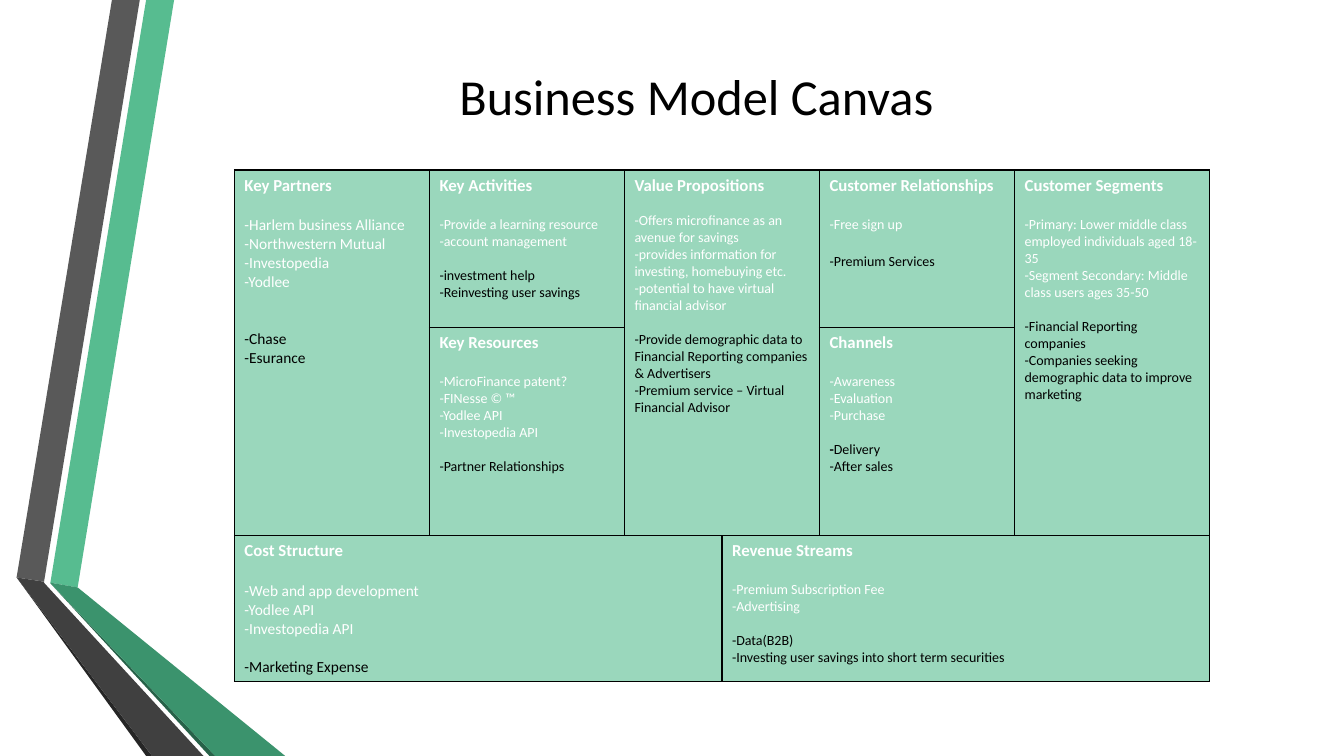
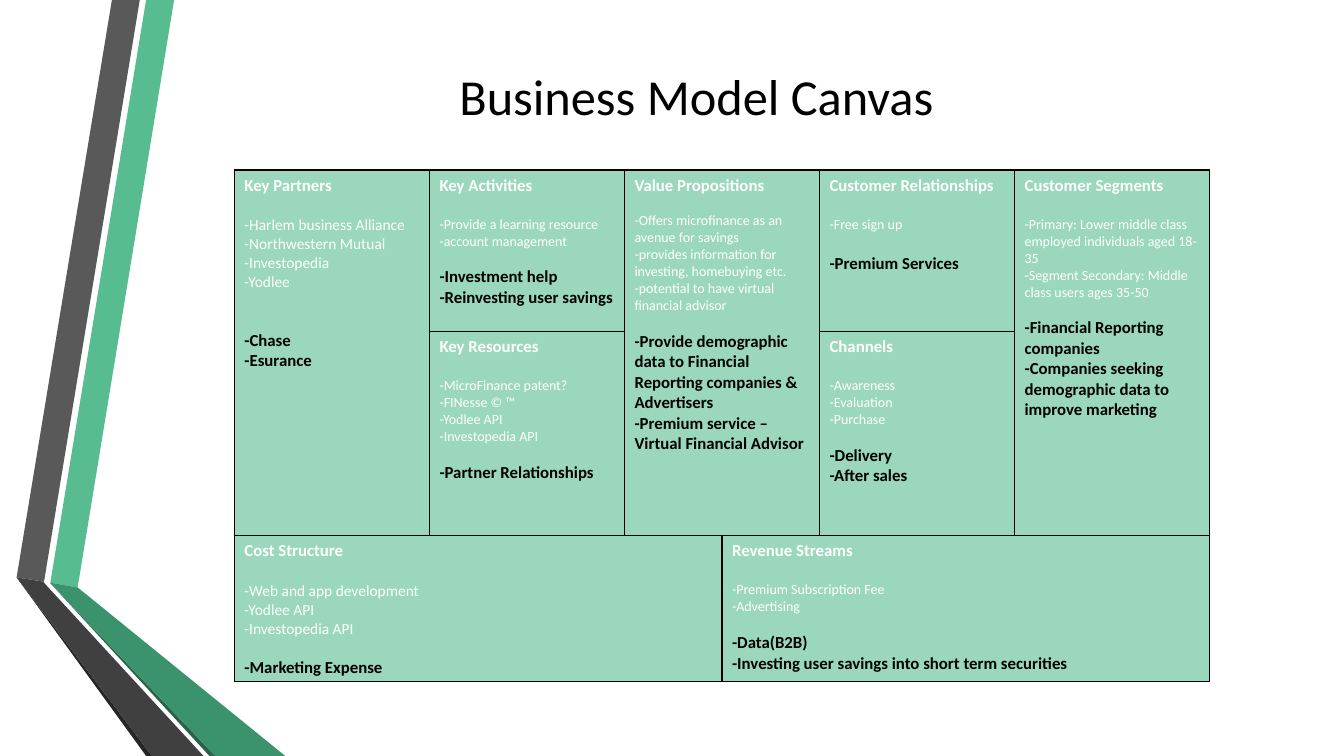
Before and after one commit to cjalexander94/DisruptHarlem03, a slide deck: slide 6 of clifton_alexander/individual_project/project/finesse_business/Finesse Pitch Deck.pptx. Drawn at 1344x756 pixels with LibreOffice and Linux fonts; fonts in the diff are those of the drawing; background and template pictures are left out. Boxes give left, top, right and bottom in pixels: in the first picture for what was removed or moved away, otherwise in the second. Text is boxed around its words. In the diff, an @@ line names an element or a change of style, - is before the commit and + after.

```diff
--- a/clifton_alexander/individual_project/project/finesse_business/Finesse Pitch Deck.pptx
+++ b/clifton_alexander/individual_project/project/finesse_business/Finesse Pitch Deck.pptx
@@ table at [235, 170, 1213, 543] @@
-row 1, column 2: Key Activities / -Provide a learning resource / -account management / -investment help / -Reinvesting user savings
+row 1, column 2: Key Activities / -Provide a learning resource / -account management / -Investment help / -Reinvesting user savings
@@ size 11 to 12 pt in "-Chase", "-Esurance" @@
@@ bold on in "-Chase", "-Esurance", "-Provide demographic data to Financial Reporting companies ...", "-Premium Services" and 5 more places @@
@@ size 10 to 12 pt in "-Provide demographic data to Financial Reporting companies ...", "-Premium Services", "-Financial Reporting companies", "-Companies seeking demographic data to improve marketing" and 3 more places @@
@@ table at [235, 535, 1211, 682] @@
@@ size 11 to 12 pt in "-Marketing Expense" @@
@@ bold on in "-Marketing Expense", "-Data(B2B)", "-Investing user savings into short term securities" @@
@@ size 10 to 12 pt in "-Data(B2B)", "-Investing user savings into short term securities" @@
```
Also in this commit, not shown: 5 other slides changed, 1 slide added, 1 slide removed, 3 other files.
